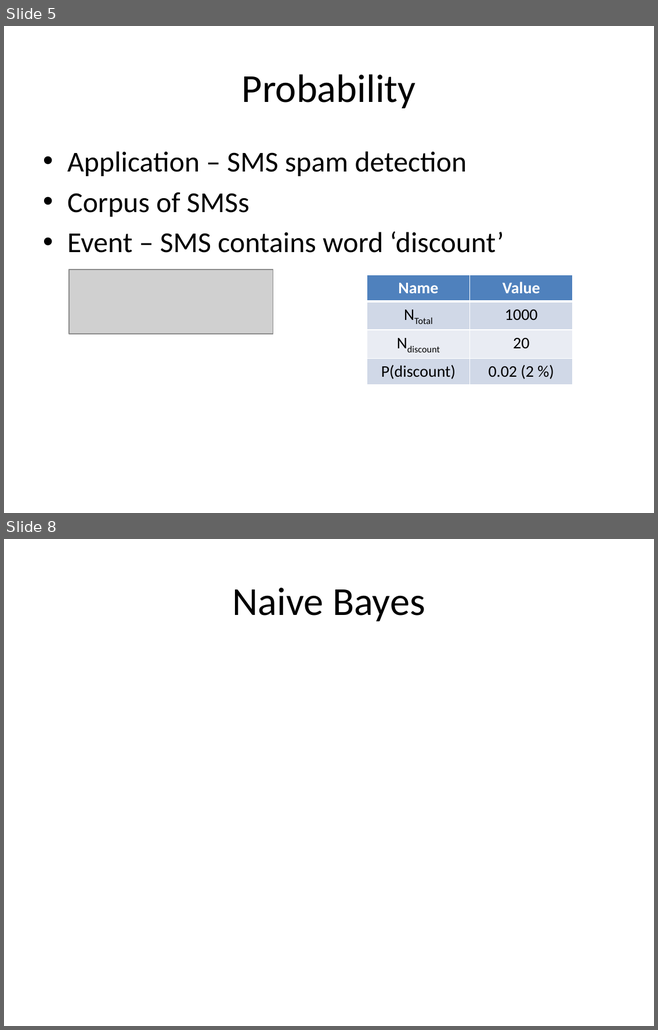
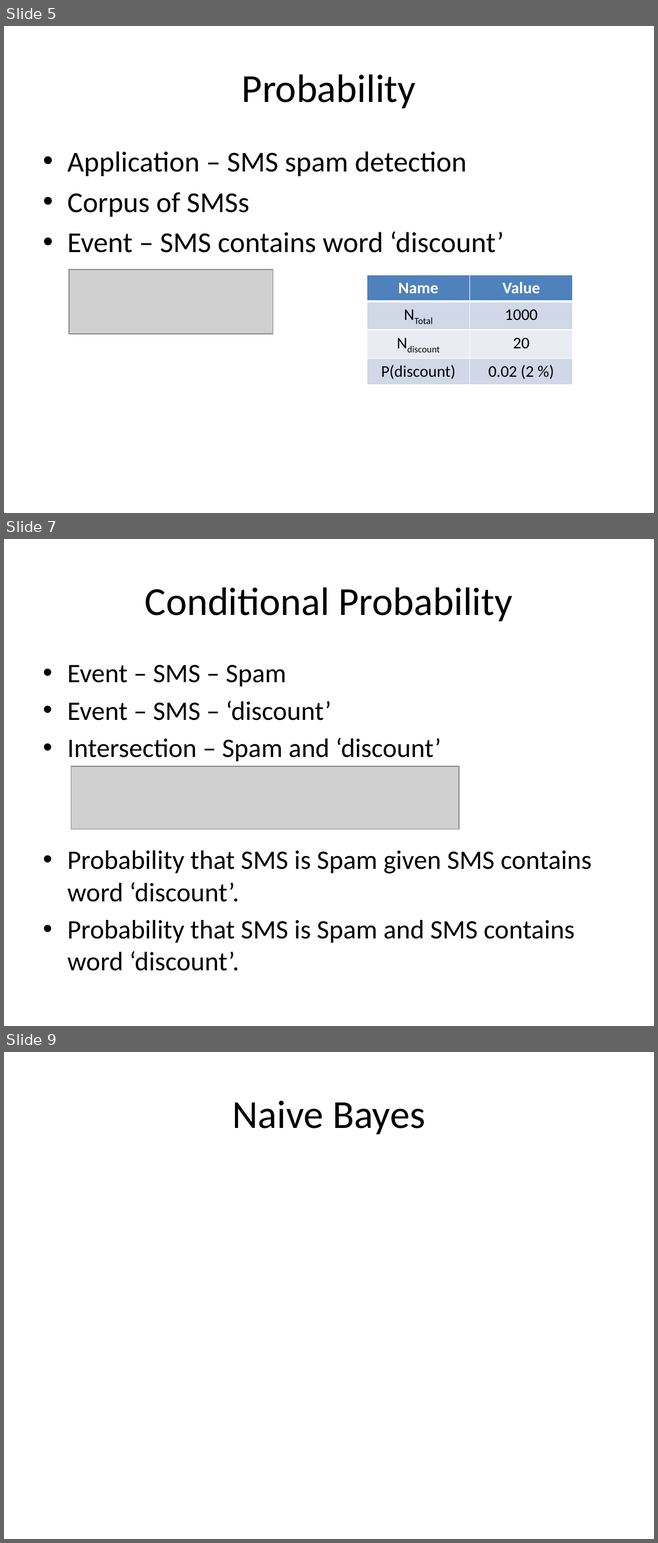
Before and after one commit to look4pritam/ArtificialIntelligence, a slide deck: MachineLearning/NaiveBayes/NaiveBayes.pptx. Shown one above the other, each under a label of ours: slides 5 and 8 before the commit, slides 5, 7 and 9 after it; the slides between them are not shown. The pictures are 658x1030 and 658x1543 pixels, drawn with LibreOffice and Linux fonts; fonts in the diff are those of the drawing; grey boxes stand for pictures. Boxes give left, top, right and bottom in pixels: in the first picture for what was removed or moved away, otherwise in the second. Text is boxed around its words. In the diff, an @@ line names an element or a change of style, - is before the commit and + after.

```diff
--- a/MachineLearning/NaiveBayes/NaiveBayes.pptx
+++ b/MachineLearning/NaiveBayes/NaiveBayes.pptx
@@ slide 7 added at (x1=4, y1=539, x2=654, y2=1026), background #FFFFFF @@
@@ title added at (x1=145, y1=587, x2=513, y2=621), 44 pt, text #000000 @@
+Conditional Probability
@@ text added at (x1=67, y1=665, x2=592, y2=971), 29.6 pt, text #000000 @@
+• Event – SMS – Spam
+• Event – SMS – ‘discount’
+• Intersection – Spam and ‘discount’
+• Probability that SMS is Spam given SMS contains word ‘discount’.
+• Probability that SMS is Spam and SMS contains word ‘discount’.
@@ picture added at (x1=71, y1=766, x2=459, y2=830) @@
@@ what was slide 8 is now slide 9 @@
```
Also in this commit, not shown: 2 slides changed.
